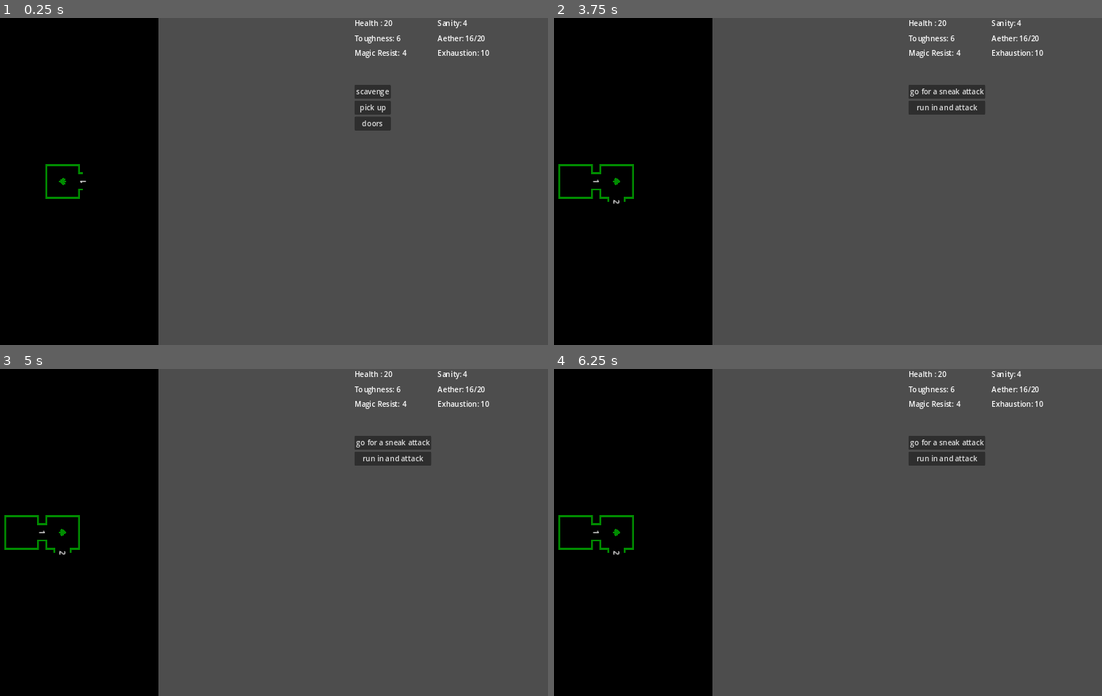
Above: before the commit, frames 1-4 (two rows, left to right).
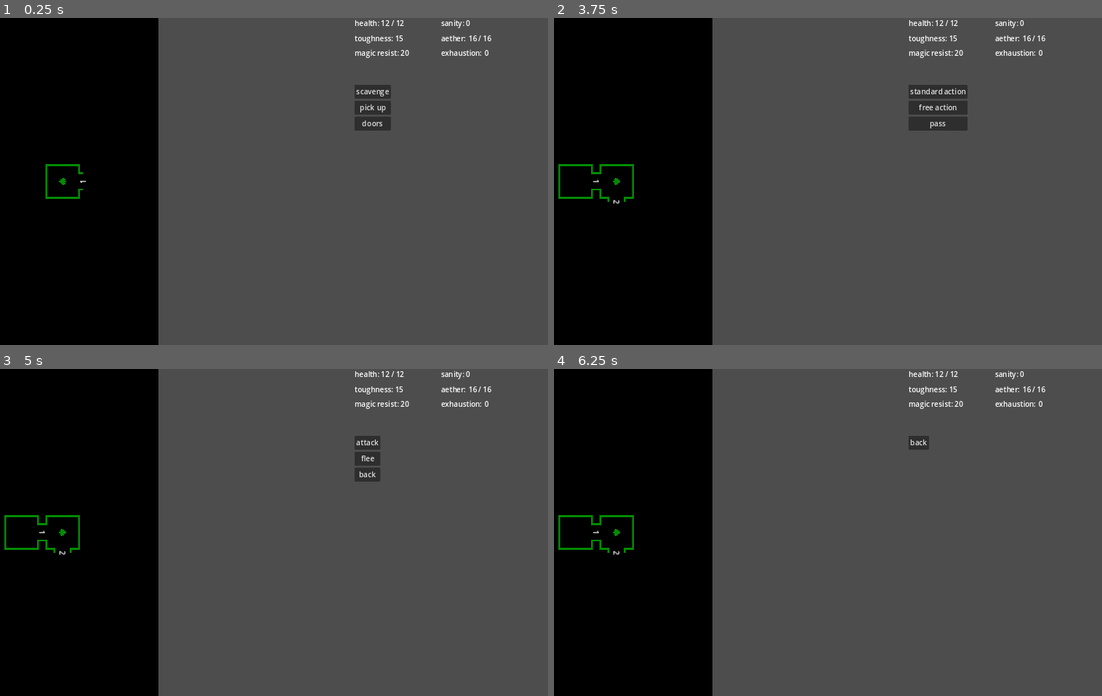
Above: after the commit, the same moments.

Repository: rainbowd-ash/ker_nethalas
Game: Godot game, scene res://globals/game.tscn
Same seed, same stepped clock (60 frames per second), same inputs: the game is played once before the commit and once after it.
Inputs (mouse positions are in pixels of both pictures, inside the frame that each line leads up to):
- Up to frame 1 (0.25 s): no input
- Up to frame 2 (3.75 s): click "scavenge" at 0.5 s; click "pick up" at 1.25 s; click "doors" at 2 s; click "move through door 1" at 2.75 s; click "go for a sneak attack" at 3.5 s
- Up to frame 3 (5 s): click (394, 444) at 4.25 s, where only the run before the commit has a clickable "go for a sneak attack"
- Up to frame 4 (6.25 s): click (921, 444) at 5 s, where only the run after the commit has a clickable "attack"; click (932, 444) at 5.75 s, where only the run after the commit has a clickable "free action"

The runs differ from the first frame. In frame 1, 0.6% of the frame differs, in the area x 64-90%, y 0-13%; in frame 2, 1.5%; in frame 3, 1.6%; in frame 4, 1.6%, in the area x 64-90%, y 0-30%.

Commit message:
stats block

Diff:
--- a/character/attributes.gd
+++ b/character/attributes.gd
@@ -1,11 +1,19 @@
 extends Node
 class_name Attributes
+
+signal attributes_changed
 
 var health : int = 0 :
 	get:
 		return health
 	set(value):
 		health = value
+
+var max_health : int = 0 :
+	get:
+		return max_health
+	set(value):
+		max_health = value
 
 var toughness : int = 0 :
 	get:
@@ -59,3 +67,10 @@
 	print("\texhaustion: " + str(exhaustion))
 	print("\texhaustion_resistance: " + str(exhaustion_resistance))
 	print("\tmagic_resistance: " + str(magic_resistance))
+
+func modify_health(mod_value : int) -> int:
+	var prev_health = health
+	health += mod_value
+	attributes_changed.emit()
+	print("you have %d health remaining" % [health])
+	return health
--- a/character/character.gd
+++ b/character/character.gd
@@ -10,13 +10,11 @@
 @onready var attributes = $Attributes
 @onready var inventory = $Inventory
 
-var current_health = 0
-
 func _ready():
 	SignalBus.monster_attack.connect(_on_monster_attack)
 
-	attributes.health = Dice.roll(1, "d6", 8)
-	current_health = attributes.health
+	attributes.max_health = Dice.roll(1, "d6", 8)
+	attributes.health = attributes.max_health
 	attributes.toughness = Dice.roll(2, "d6", 10)
 	attributes.max_aether = Dice.roll(1, "d6", 10)
 	attributes.aether = attributes.max_aether
@@ -53,6 +51,5 @@
 
 func _on_monster_attack(values):
 	if values.has("attack"):
-		current_health -= values.attack.damage
+		attributes.modify_health( -1 * values.attack.damage)
 		print("you take %d %s damage" % [values.attack.damage, Attack.damage_types.keys()[values.attack.damage_type]])
-		print("you have %d health remaining" % [current_health])
--- a/combat/combat.tscn
+++ b/combat/combat.tscn
@@ -2,11 +2,5 @@
 
 [ext_resource type="Script" path="res://combat/combat.gd" id="1_s0ov4"]
 
-[node name="Combat" type="Control"]
-layout_mode = 3
-anchors_preset = 15
-anchor_right = 1.0
-anchor_bottom = 1.0
-grow_horizontal = 2
-grow_vertical = 2
+[node name="Combat" type="Node"]
 script = ExtResource("1_s0ov4")
--- a/globals/game.tscn
+++ b/globals/game.tscn
@@ -8,6 +8,7 @@
 [ext_resource type="PackedScene" uid="uid://dpwu21k1ya0ad" path="res://dungeon/dungeon.tscn" id="6_glx83"]
 [ext_resource type="Script" path="res://modemachine/mode.gd" id="7_422r3"]
 [ext_resource type="Script" path="res://ui/inventory/inventory_ui.gd" id="8_i80o1"]
+[ext_resource type="Script" path="res://ui/stats.gd" id="9_5s05s"]
 [ext_resource type="Script" path="res://ui/actions/actions_ui.gd" id="9_d0nn4"]
 
 [node name="Game" type="Node"]
@@ -96,6 +97,7 @@
 theme_override_constants/h_separation = 70
 theme_override_constants/v_separation = 10
 columns = 2
+script = ExtResource("9_5s05s")
 
 [node name="Health" type="Label" parent="Ui/Stats_Actions/Stats"]
 layout_mode = 2
--- /dev/null
+++ b/ui/stats.gd
@@ -0,0 +1,16 @@
+extends GridContainer
+
+
+
+func _ready() -> void:
+	call_deferred("update_stats")
+
+	Character.attributes.attributes_changed.connect(update_stats)
+
+func update_stats() -> void:
+	$Health.text = "health: %d / %d" % [Character.attributes.health, Character.attributes.max_health]
+	$Sanity.text = "sanity: %d" % [Character.attributes.sanity]
+	$Toughness.text = "toughness: %d" % [Character.attributes.toughness]
+	$Aether.text = "aether: %d / %d" % [Character.attributes.aether, Character.attributes.max_aether]
+	$MagicResistance.text = "magic resist: %d" % [Character.attributes.magic_resistance]
+	$Exhaustion.text = "exhaustion: %d" % [Character.attributes.exhaustion]
Not shown: 1 places in globals/game.tscn that only renumber resources
